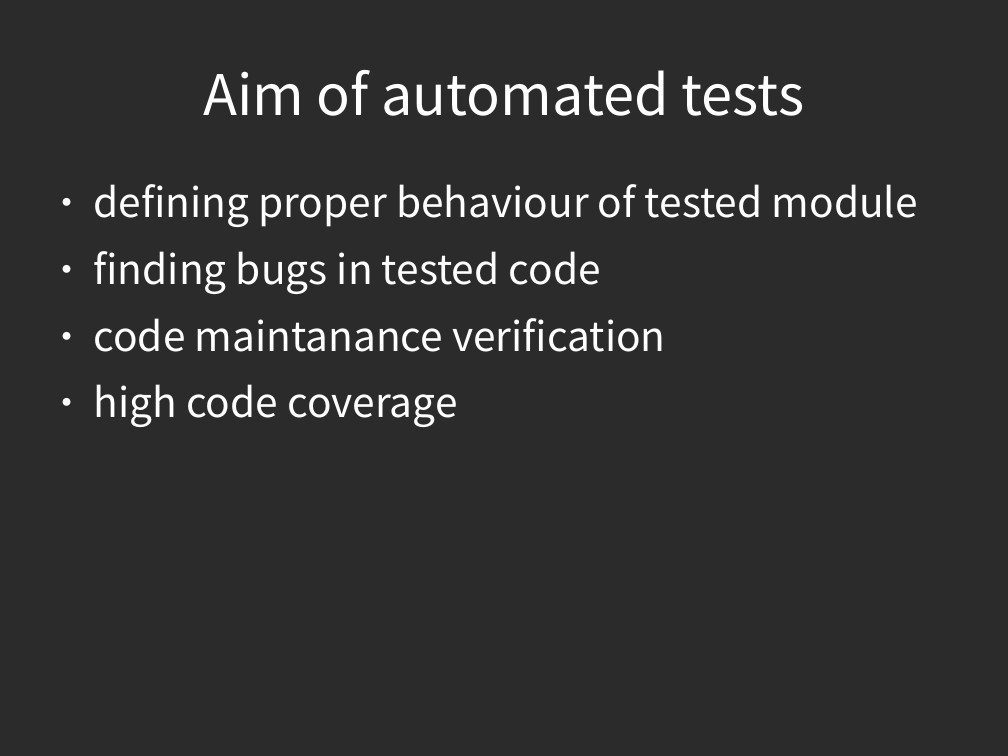
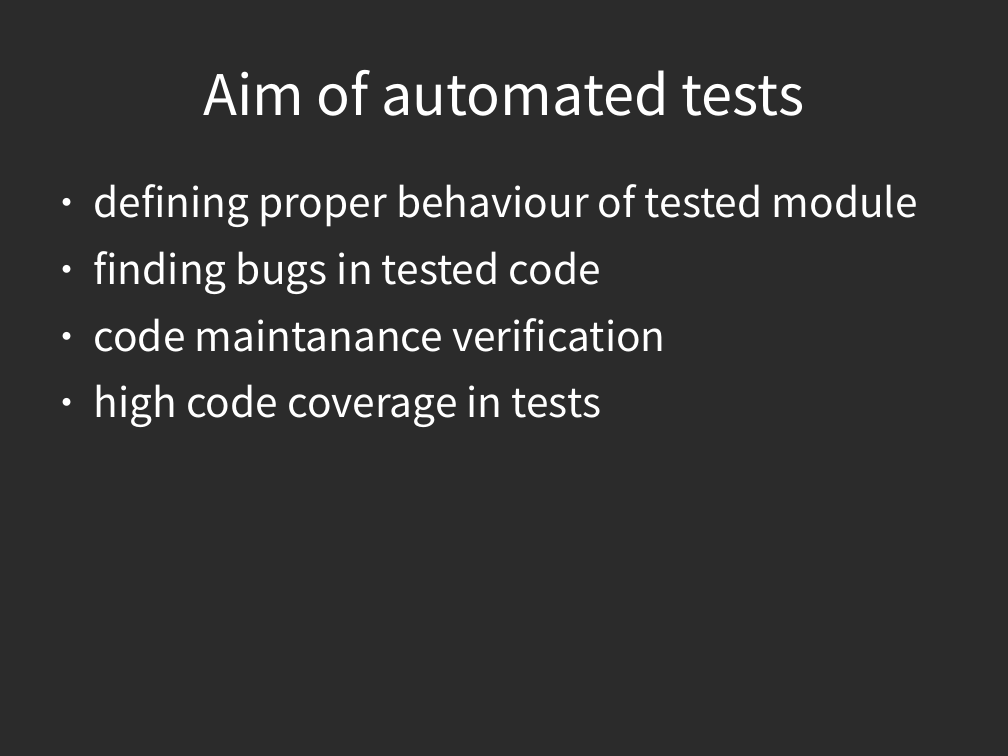
Before and after one commit to piotrek24061988/AutomaticTesting, a slide deck: slide 8 of module1/doc/AutomatedTesting.odp. Drawn at 1008x756 pixels with LibreOffice and Linux fonts; fonts in the diff are those of the drawing; background and template pictures are left out; a plain dark background stands for a picture behind light text. Boxes give left, top, right and bottom in pixels: in the first picture for what was removed or moved away, otherwise in the second. Text is boxed around its words. In the diff, an @@ line names an element or a change of style, - is before the commit and + after.

```diff
--- a/module1/doc/AutomatedTesting.odp
+++ b/module1/doc/AutomatedTesting.odp
@@ text at (94, 384, 601, 427): text changed @@
-● high code coverage
+● high code coverage in tests
```
Also in this commit, not shown: 3 other slides changed, 2 slides added.
